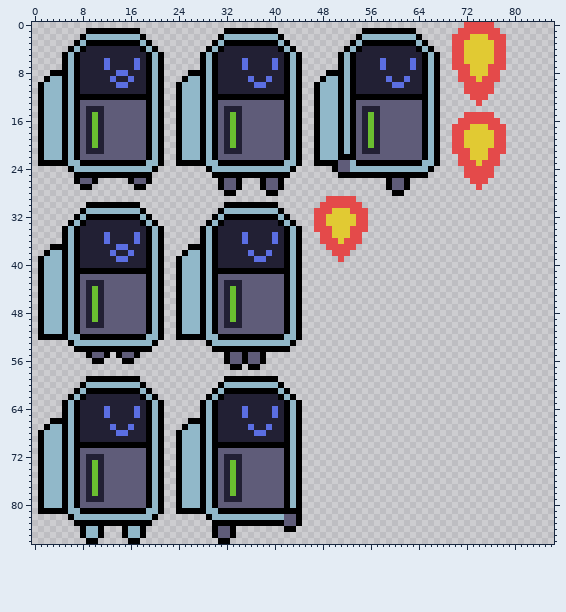
Edited in one commit: sprite sheet (dist/assets/player_sheet.png). This is how it looked before the edit.
The file is 87x87 pixels.
The result:
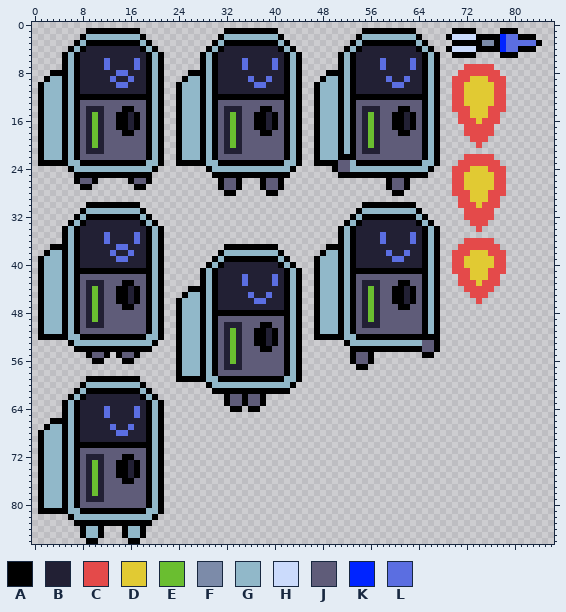
Palette (. is transparent): A #000000  B #222034  C #e44a4a  D #e1ca33  E #6abe30  F #7c8ba9  G #91b8c9  H #cbdbfc  J #5f5c79  K #0024ff  L #5b6ee1
Diff:
y 0: x 72..76 CCCCC -> .....
y 1: x 70..80 .CCCCCCC... -> AAAA....AAA
y 2: x 69..83 .CCCDDDCCC..... -> AHHHHAAAAKLLAAA
y 3: x 70..84 CCDDDDDCC...... -> AAAAAFFAKLLLLLA
y 4: x 69..83 .CCDDDDDCC..... -> AHHHHAAAAKLLAAA
y 5: x 70..80 CCDDDDDCC.. -> AAAA....AAA
y 6: x 70..78 CCDDDDDCC -> .........
y 7: x 70..71 CC -> ..; x 73..75 DDD -> CCC; x 77..78 CC -> ..
y 8: x 73..75 DDD -> CCC
y 9: x 70 . -> C; x 73 C -> D; x 75 C -> D; x 78 . -> C
y 10..11: x 70..78 ..CCCCC.. -> CCDDDDDCC
y 12: x 70..78 ...CCC... -> CCDDDDDCC
y 13: x 70..78 ....C.... -> CCDDDDDCC
y 14: x 15..16 JJ -> AA; x 38..39 JJ -> AA; x 61..62 JJ -> AA; x 70..78 ......... -> CCCDDDCCC
y 15: x 14..17 JJJJ -> AABA; x 37..40 JJJJ -> AABA; x 60..63 JJJJ -> AABA; x 71 . -> C; x 73..75 CCC -> DDD; x 77 . -> C
y 16: x 14..17 JJJJ -> AABA; x 37..40 JJJJ -> AABA; x 60..63 JJJJ -> AABA; x 74 C -> D
y 17: x 14..17 JJJJ -> AABA; x 37..40 JJJJ -> AABA; x 60..63 JJJJ -> AABA; x 70..71 CC -> ..; x 73..75 DDD -> CCC; x 77..78 CC -> ..
y 18: x 15..16 JJ -> AA; x 38..39 JJ -> AA; x 61..62 JJ -> AA; x 70..78 CCDDDDDCC -> ..CCCCC..
y 19: x 70..78 CCDDDDDCC -> ...CCC...
y 20: x 70..78 CCDDDDDCC -> ....C....
y 21: x 70..78 CCCDDDCCC -> .........
y 22: x 71 C -> .; x 73..75 DDD -> CCC; x 77 C -> .
y 23: x 74 D -> C
y 24: x 70..71 .. -> CC; x 73..75 CCC -> DDD; x 77..78 .. -> CC
y 25: x 70..78 ..CCCCC.. -> CCDDDDDCC
y 26: x 70..78 ...CCC... -> CCDDDDDCC
y 27: x 70..78 ....C.... -> CCDDDDDCC
y 28: x 70..78 ......... -> CCCDDDCCC
y 29: x 49..53 CCCCC -> .....; x 71..77 ....... -> CCDDDCC
y 30: x 32..40 AAAAAAAAA -> .........; x 48..63 CCCCCCC......... -> .......AAAAAAAAA; x 71..77 ....... -> CCCDCCC
y 31: x 31..41 AGGGGGGGGGA -> ...........; x 47..64 CCCDDDCCC......... -> .......AGGGGGGGGGA; x 72..76 ..... -> CCCCC
y 32: x 30..42 AGAAAAAAAAAGA -> .............; x 47..65 CCDDDDDCC.......... -> ......AGAAAAAAAAAGA; x 72..76 ..... -> CCCCC
y 33: x 29..43 AGABBBBBBBBBAGA -> ...............; x 47..66 CCDDDDDCC........... -> .....AGABBBBBBBBBAGA; x 73..75 ... -> CCC
y 34: x 28..44 AGABBBBBBBBBBBAGA -> .................; x 47..67 CCCDDDCCC............ -> ....AGABBBBBBBBBBBAGA; x 74 . -> C
y 35: x 28..44 AGABBBBLBBBBLBAGA -> .................; x 48..67 CCDDDCC............. -> ...AGABBBBLBBBBLBAGA
y 36: x 28..44 AGABBBBLBBBBLBAGA -> .................; x 48..67 CCCDCCC............. -> ...AGABBBBLBBBBLBAGA; x 72..76 ..... -> CCCCC
y 37: x 26..44 AAAGABBBBBBBBBBBAGA -> ......AAAAAAAAA....; x 49..67 CCCCC.............. -> AAAGABBBBBBBBBBBAGA; x 71..77 ....... -> CCCCCCC
y 38: x 25..44 AGGAGABBBBBLBBLBBAGA -> ......AGGGGGGGGGA...; x 48..67 ..CCC............... -> AGGAGABBBBBLBBLBBAGA; x 70..78 ......... -> CCCDDDCCC
y 39: x 24..29 AGGGAG -> ......; x 31..41 BBBBBBLLBBB -> GAAAAAAAAAG; x 43..44 GA -> ..; x 47..67 ....C................ -> AGGGAGABBBBBBLLBBBAGA; x 70..78 ......... -> CCDDDDDCC
y 40: x 24..31 AGGGAGAB -> .....AGA; x 41..44 BAGA -> AGA.; x 47..67 ..................... -> AGGGAGABBBBBBBBBBBAGA; x 70..78 ......... -> CCDDDDDCC
y 41: x 24..27 AGGG -> ....; x 31..41 AAAAAAAAAAA -> BBBBBBBBBBB; x 47..67 ..................... -> AGGGAGAAAAAAAAAAAAAGA; x 70..78 ......... -> CCCDDDCCC
y 42: x 24..27 AGGG -> ....; x 31..41 JJJJJJJJJJJ -> BBBBLBBBBLB; x 47..67 ..................... -> AGGGAGAJJJJJJJJJJJAGA; x 71..77 ....... -> CCDDDCC
y 43: x 15..16 JJ -> AA; x 24..27 AGGG -> ....; x 31 J -> B; x 35..41 JJJJJJJ -> LBBBBLB; x 47..67 ..................... -> AGGGAGAJBBBJJJAAJJAGA; x 71..77 ....... -> CCCDCCC
y 44: x 14..17 JJJJ -> AABA; x 24..27 AGGG -> ..AA; x 31 J -> B; x 33 E -> B; x 35..41 JJJJJJJ -> BBBBBBB; x 47..67 ..................... -> AGGGAGAJBEBJJAABAJAGA; x 72..76 ..... -> CCCCC
y 45: x 14..17 JJJJ -> AABA; x 24..25 AG -> .A; x 31 J -> B; x 33 E -> B; x 35..41 JJJJJJJ -> BLBBLBB; x 47..67 ..................... -> AGGGAGAJBEBJJAABAJAGA; x 73..75 ... -> CCC
y 46: x 14..17 JJJJ -> AABA; x 31 J -> B; x 33 E -> B; x 35..41 JJJJJJJ -> BBLLBBB; x 47..67 ..................... -> AGGGAGAJBEBJJAABAJAGA; x 74 . -> C
y 47: x 15..16 JJ -> AA; x 31 J -> B; x 33 E -> B; x 35..41 JJJJJJJ -> BBBBBBB; x 47..67 ..................... -> AGGGAGAJBEBJJJAAJJAGA
y 48: x 31..41 JBEBJJJJJJJ -> AAAAAAAAAAA; x 47..67 ..................... -> AGGGAGAJBEBJJJJJJJAGA
y 49: x 32..34 BEB -> JJJ; x 47..67 ..................... -> AGGGAGAJBEBJJJJJJJAGA
y 50: x 38..39 JJ -> AA; x 47..67 ..................... -> AGGGAGAJBBBJJJJJJJAGA
y 51: x 32..34 JJJ -> BEB; x 37..40 JJJJ -> AABA; x 47..67 ..................... -> AGGGAGAJJJJJJJJJJJAGA
y 52: x 25..27 AAA -> GGG; x 30..36 GAAAAAA -> AJBEBJJ; x 39 A -> B; x 41..42 AG -> JA; x 47..67 ..................... -> AAAAAGGAAAAAAAAAAAAAA
y 53: x 24..44 .....AGGGGGGGGGGGGGA. -> AGGGAGAJBEBJJAABAJAGA; x 52..67 ................ -> AGGGGGGGGGGGGJJA
y 54: x 24..29 ...... -> AGGGAG; x 31..37 AAAAAAA -> JBEBJJJ; x 40..41 AA -> JJ; x 43..44 .. -> GA; x 53..67 ............... -> AAAAAAAAAAAAJJA
y 55: x 24..35 ........AJJA -> AGGGAGAJBEBJ; x 38..44 A...... -> JJJJAGA; x 53..56 .... -> AJJA; x 65..66 .. -> AA
y 56: x 24..35 ........AJJA -> AGGGAGAJBEBJ; x 38..44 A...... -> JJJJAGA; x 53..56 .... -> AJJA
y 57: x 24..44 .........AA.AA....... -> AGGGAGAJBBBJJJJJJJAGA; x 54..55 .. -> AA
y 58: x 24..44 ..................... -> AGGGAGAJJJJJJJJJJJAGA
y 59: x 24..31 ........ -> AAAAAGGA; x 41..44 .... -> AGGA
y 60: x 29..31 ..A -> AGG; x 41..43 A.. -> GGA
y 61: x 31 G -> A; x 41 G -> A
y 62: x 29..43 AGABBBBBBBBBAGA -> ...AJJAJJA.....
y 63: x 28..44 AGABBBBBBBBBBBAGA -> ....AJJAJJA......
y 64: x 28..44 AGABBBBLBBBBLBAGA -> .....AA.AA.......
y 65: x 28..44 AGABBBBLBBBBLBAGA -> .................
y 66: x 26..44 AAAGABBBBBBBBBBBAGA -> ...................
y 67: x 25..44 AGGAGABBBBBLBBLBBAGA -> ....................
y 68: x 24..44 AGGGAGABBBBBBLLBBBAGA -> .....................
y 69: x 24..44 AGGGAGABBBBBBBBBBBAGA -> .....................
y 70: x 24..44 AGGGAGAAAAAAAAAAAAAGA -> .....................
y 71: x 24..44 AGGGAGAJJJJJJJJJJJAGA -> .....................
y 72: x 15..16 JJ -> AA; x 24..44 AGGGAGAJBBBJJJJJJJAGA -> .....................
y 73..75: x 14..17 JJJJ -> AABA; x 24..44 AGGGAGAJBEBJJJJJJJAGA -> .....................
y 76: x 15..16 JJ -> AA; x 24..44 AGGGAGAJBEBJJJJJJJAGA -> .....................
y 77..78: x 24..44 AGGGAGAJBEBJJJJJJJAGA -> .....................
y 79: x 24..44 AGGGAGAJBBBJJJJJJJAGA -> .....................
y 80: x 24..44 AGGGAGAJJJJJJJJJJJAGA -> .....................
y 81: x 24..44 AAAAAGGAAAAAAAAAAAAAA -> .....................
y 82: x 29..44 AGGGGGGGGGGGGJJA -> ................
y 83: x 30..44 AAAAAAAAAAAAJJA -> ...............
y 84: x 30..33 AJJA -> ....; x 42..43 AA -> ..
y 85: x 30..33 AJJA -> ....
y 86: x 31..32 AA -> ..
Boxes around the changes in both pictures, in picture pixels (x1, y1, x2, y2):
changed: (176, 22, 542, 544)
changed: (116, 106, 140, 136)
changed: (116, 280, 140, 310)
changed: (116, 454, 140, 484)
